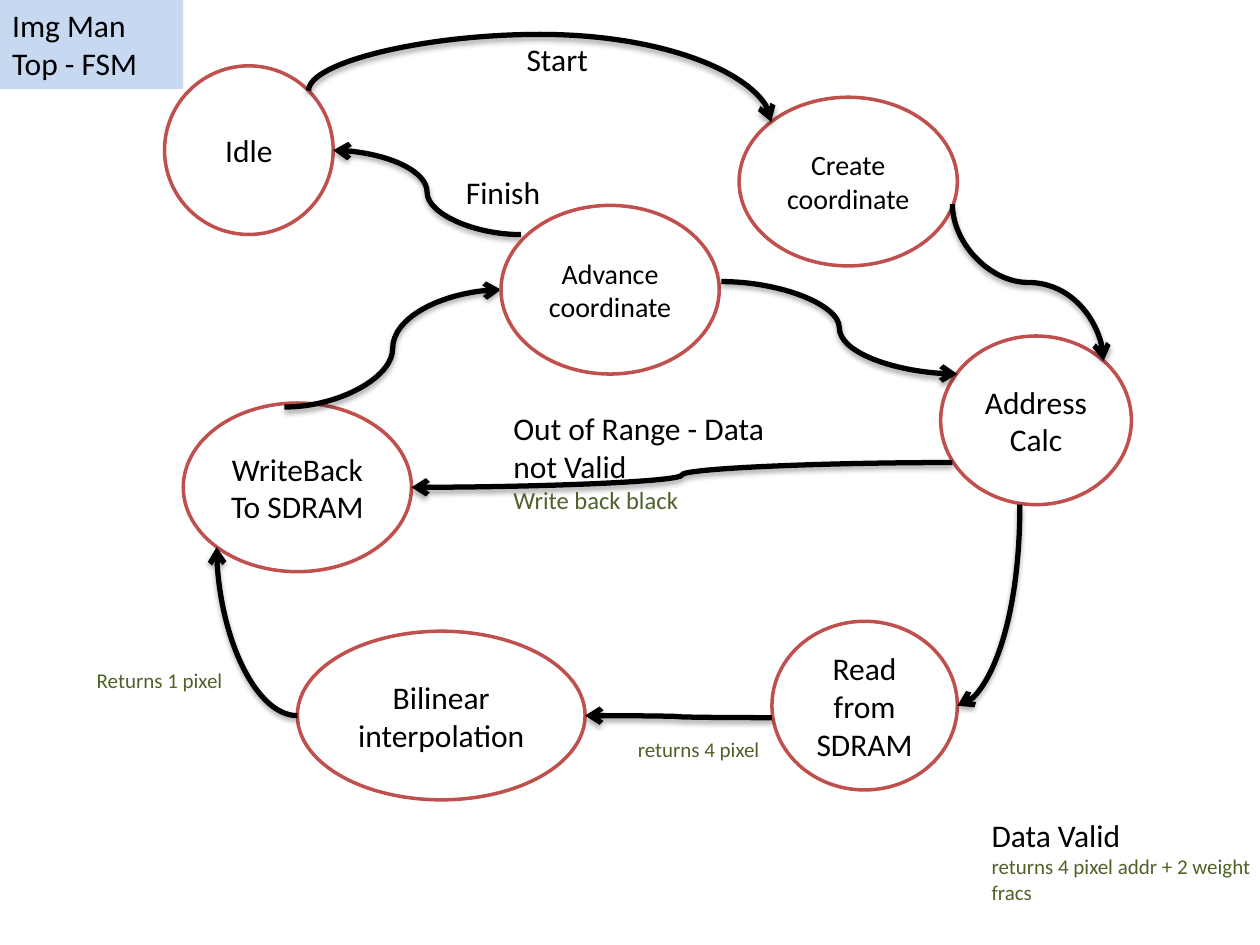
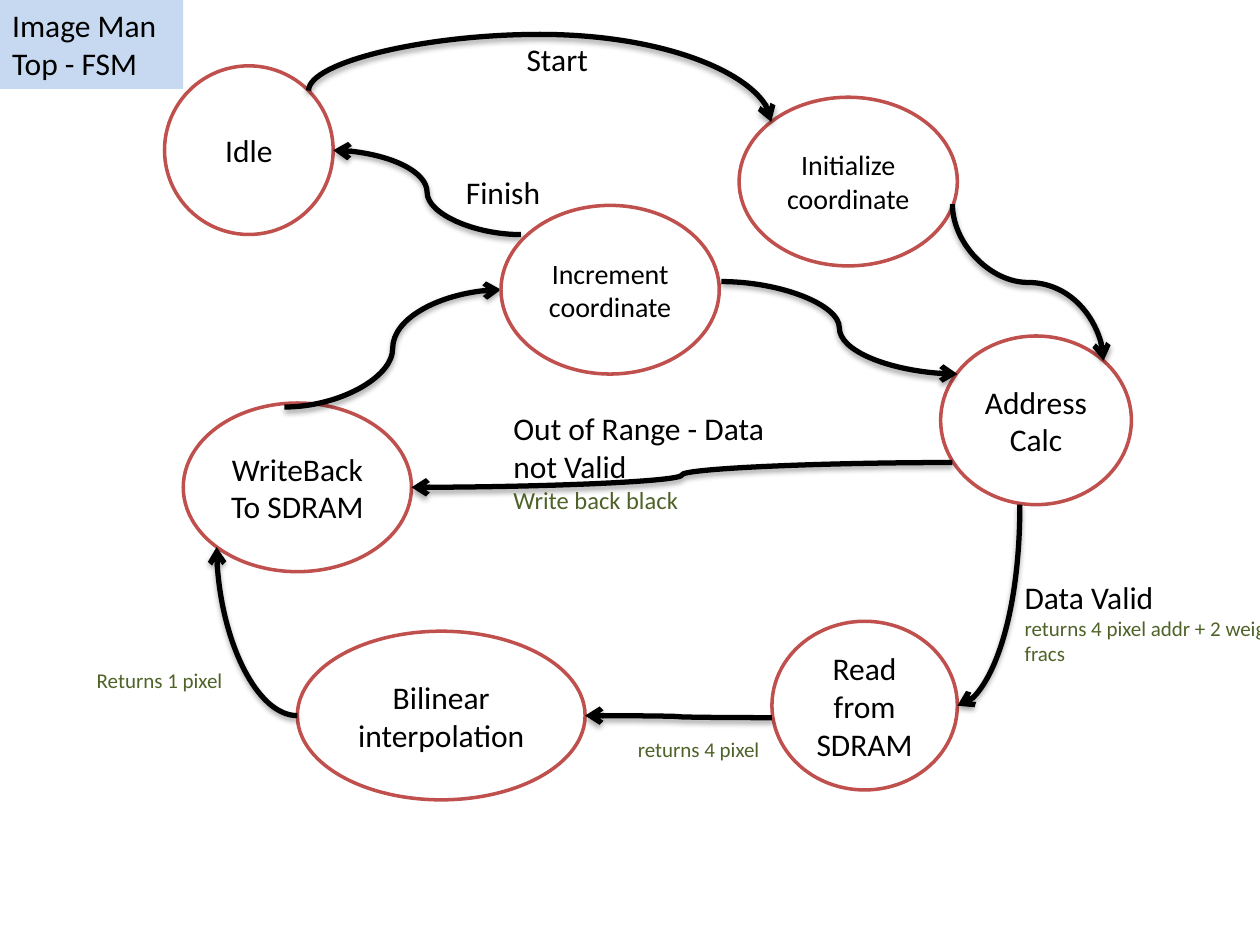
Before and after one commit to shizzz88/image-rotation-technion-ee, a slide deck: slide 1 of Presentation/Img Man Top FSM.pptx. Drawn at 1260x945 pixels with LibreOffice and Linux fonts; fonts in the diff are those of the drawing. Boxes give left, top, right and bottom in pixels: in the first picture for what was removed or moved away, otherwise in the second. Text is boxed around its words. In the diff, an @@ line names an element or a change of style, - is before the commit and + after.

```diff
--- a/Presentation/Img Man Top FSM.pptx
+++ b/Presentation/Img Man Top FSM.pptx
@@ text in rectangle at box(12, 16, 157, 80): text changed @@
-Img Man Top - FSM
+Image Man Top - FSM
@@ text in ellipse at box(787, 155, 909, 210): text changed @@
-Create coordinate
+Initialize coordinate
@@ text in ellipse at box(549, 266, 671, 318): text changed @@
-Advance coordinate
+Increment coordinate
@@ text "Data Valid" rewrapped from box(992, 825, 1250, 900) to box(1025, 587, 1221, 661) @@
```
Also in this commit, not shown: 3 other files.
